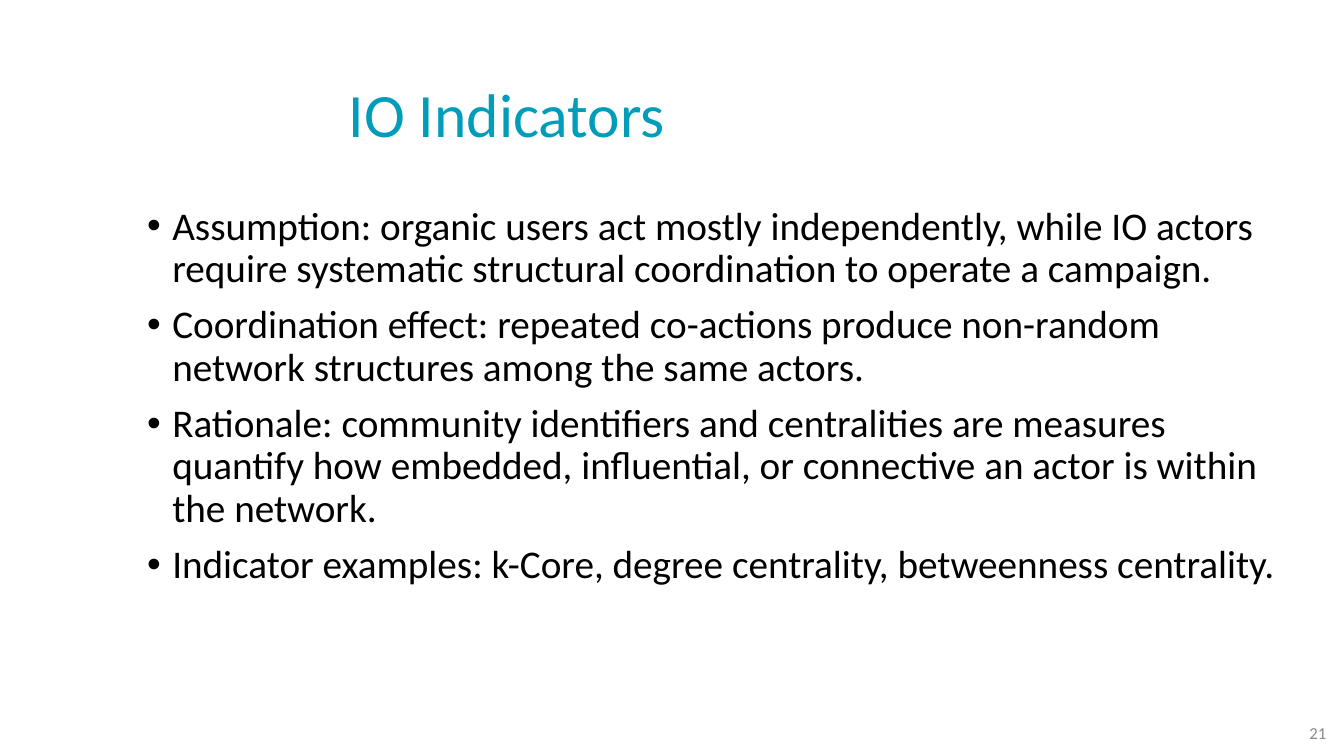
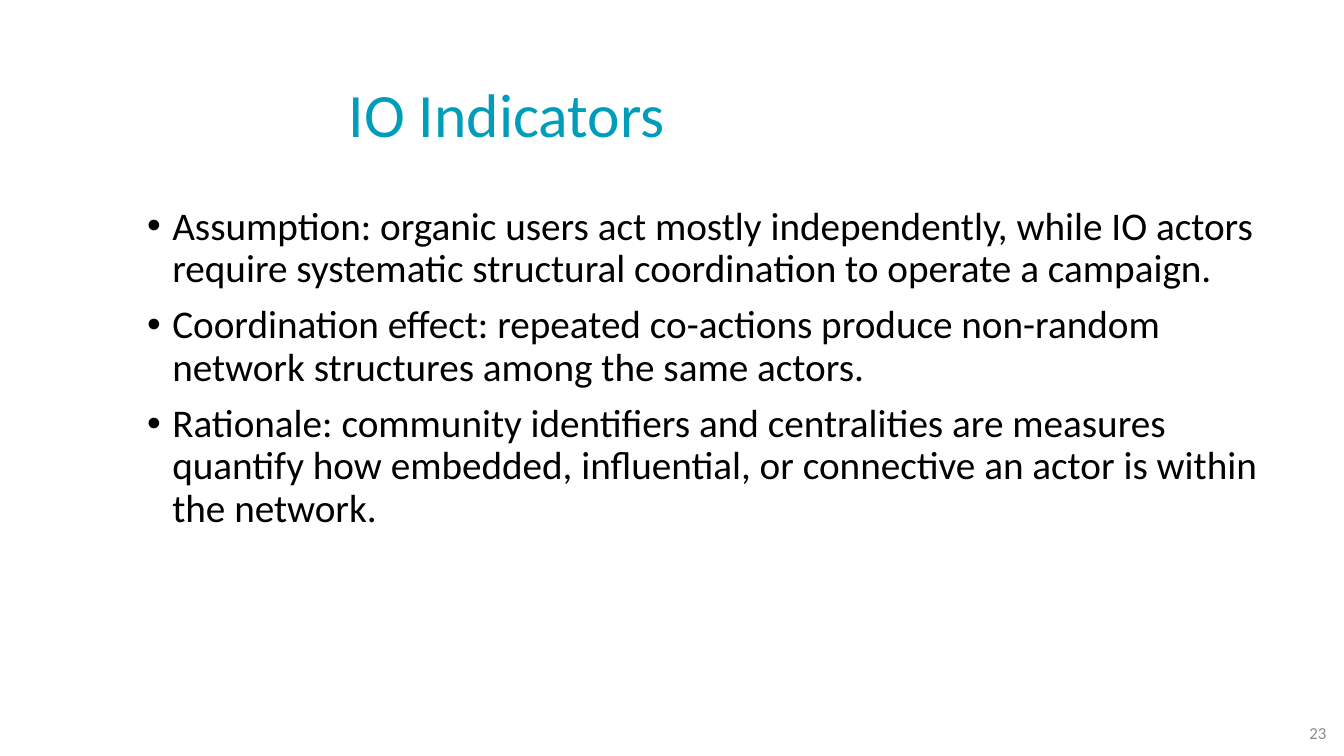
Before and after one commit to NoaTal1996/Backbone-Graph, a slide deck: slide 23 of docs/cbg_saback.pptx (slide 21 before the commit). Drawn at 1344x756 pixels with LibreOffice and Linux fonts; fonts in the diff are those of the drawing; background and template pictures are left out. Boxes give left, top, right and bottom in pixels: in the first picture for what was removed or moved away, otherwise in the second. Text is boxed around its words. In the diff, an @@ line names an element or a change of style, - is before the commit and + after.

```diff
--- a/docs/cbg_saback.pptx
+++ b/docs/cbg_saback.pptx
@@ text at bbox=[172, 550, 1274, 585]: paragraph removed @@
-• Indicator examples: k-Core, degree centrality, betweenness centrality.
@@ page number at bbox=[1309, 728, 1326, 739]: text changed @@
-21
+23
```
Also in this commit, not shown: 5 other slides changed, 12 slides added, 8 slides removed.
